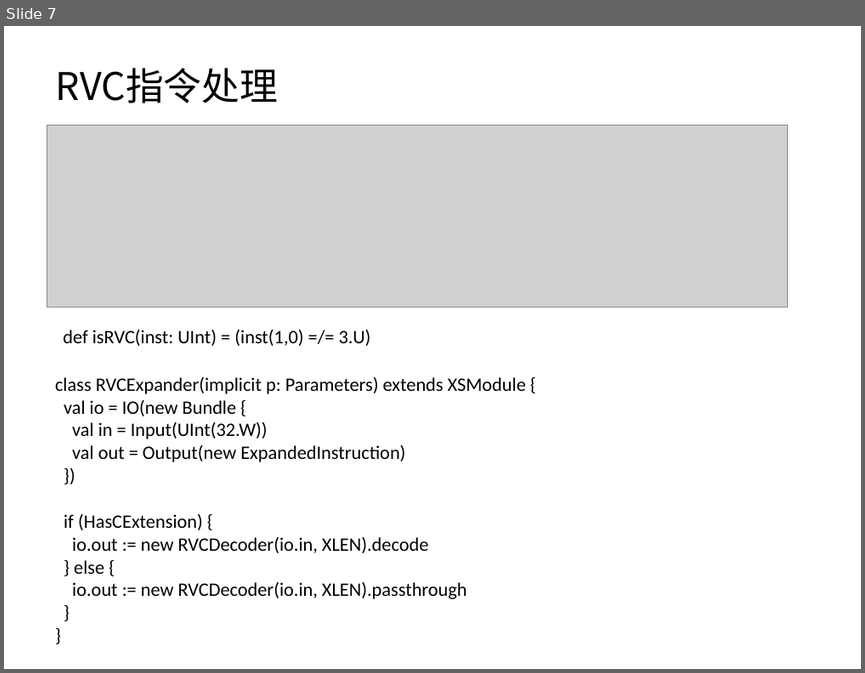
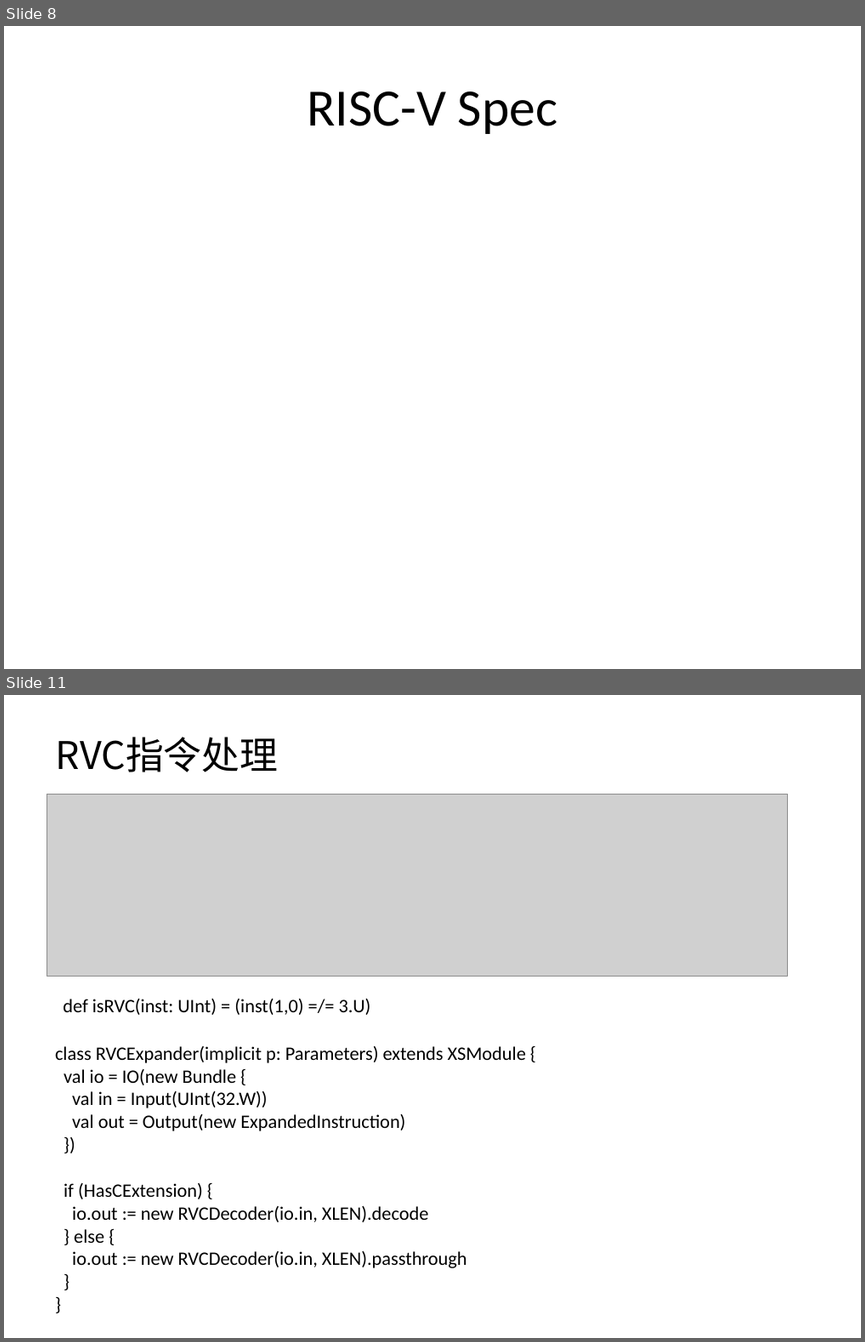
Before and after one commit to sqduan/Xiangshan_Learning, a slide deck: Documents/PreDecoder.pptx. Shown one above the other, each under a label of ours: slide 7 before the commit, slides 8 and 11 after it; the slides between them are not shown. The pictures are 865x673 and 865x1342 pixels, drawn with LibreOffice and Linux fonts; fonts in the diff are those of the drawing; grey boxes stand for pictures. Boxes give left, top, right and bottom in pixels: in the first picture for what was removed or moved away, otherwise in the second. Text is boxed around its words. In the diff, an @@ line names an element or a change of style, - is before the commit and + after.

```diff
--- a/Documents/PreDecoder.pptx
+++ b/Documents/PreDecoder.pptx
@@ slide 8 added at <box>4,26,861,669</box>, background #FFFFFF @@
@@ title added at <box>307,91,557,134</box>, 44 pt, text #000000 @@
+RISC-V Spec
@@ what was slide 7 is now slide 11 @@
```
Also in this commit, not shown: 10 other slides added, 1 slide removed.
